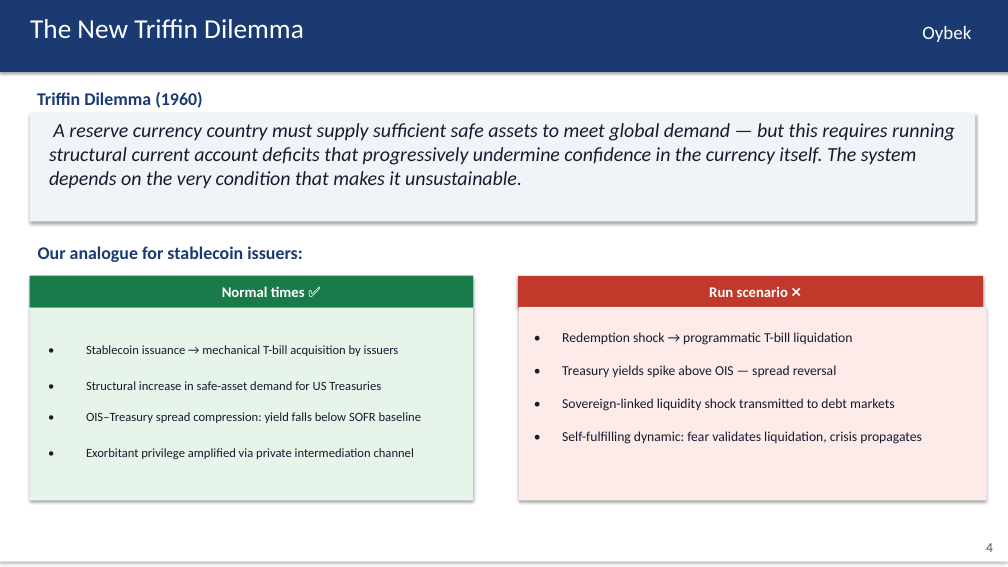
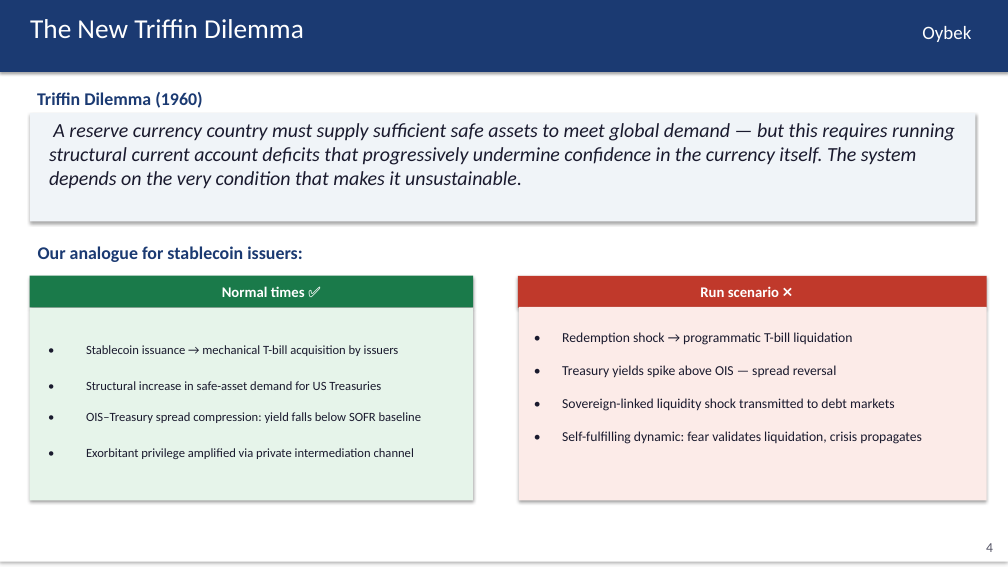
Before and after one commit to kimmireu0921/Stablecoins-and-the-Exorbitant-Privilege, a slide deck: slide 4 of FINAL_0512_Stablecoin_Exorbitant_Privilege.pptx. Drawn at 1008x567 pixels with LibreOffice and Linux fonts; fonts in the diff are those of the drawing. Boxes give left, top, right and bottom in pixels: in the first picture for what was removed or moved away, otherwise in the second. Text is boxed around its words. In the diff, an @@ line names an element or a change of style, - is before the commit and + after.

```diff
--- a/FINAL_0512_Stablecoin_Exorbitant_Privilege.pptx
+++ b/FINAL_0512_Stablecoin_Exorbitant_Privilege.pptx
@@ rectangle: place and size @@
-rectangle at (518, 276, 983, 308)
+rectangle at (518, 276, 987, 308)
@@ text "Run scenario ❌": place and size @@
-text "Run scenario ❌" at (709, 287, 788, 297)
+text "Run scenario ❌" at (700, 286, 779, 297)
```
Also in this commit, not shown: 1 other slide changed.
